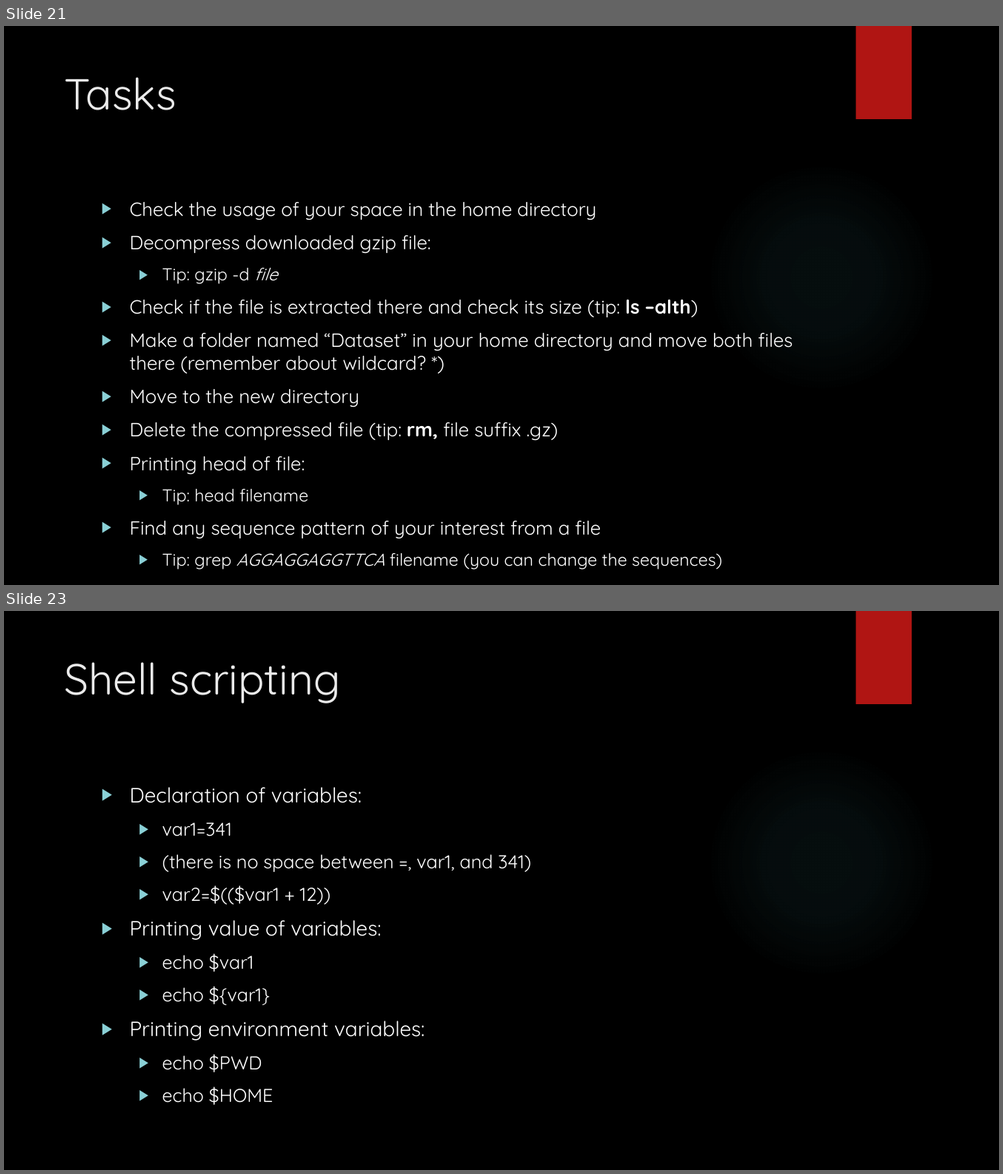
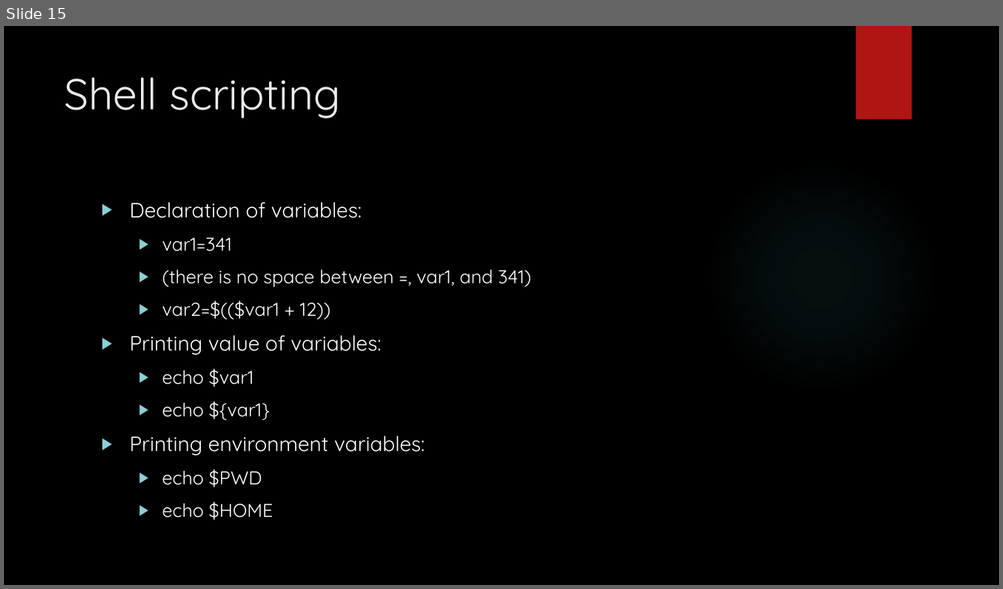
Before and after one commit to sysmedicine/KCLModule2_2021, a slide deck: Slides/IntroToLinux_Day2.pptx. Shown one above the other, each under a label of ours: slides 21 and 23 before the commit, slide 15 after it; the slides between them are not shown. The pictures are 1003x1174 and 1003x589 pixels, drawn with LibreOffice and Linux fonts; fonts in the diff are those of the drawing; background and template pictures are left out. Boxes give left, top, right and bottom in pixels: in the first picture for what was removed or moved away, otherwise in the second. Text is boxed around its words. In the diff, an @@ line names an element or a change of style, - is before the commit and + after.

```diff
--- a/Slides/IntroToLinux_Day2.pptx
+++ b/Slides/IntroToLinux_Day2.pptx
@@ slide 21 removed at bbox=[4, 26, 999, 585], background picture (left out); not listed: 2 template elements that a slide beside it also shows @@
@@ title removed at bbox=[64, 77, 176, 110] @@
-Tasks
@@ text removed at bbox=[130, 202, 793, 570] @@
-▶ Check the usage of your space in the home directory
-▶ Decompress downloaded gzip file:
-  ▶ Tip: gzip -d file
-▶ Check if the file is extracted there and check its size (tip: ls –alth)
-▶ Make a folder named “Dataset” in your home directory and move both files there (remember about wildcard? *)
-▶ Move to the new directory
-▶ Delete the compressed file (tip: rm, file suffix .gz)
-▶ Printing head of file:
-  ▶ Tip: head filename
-▶ Find any sequence pattern of your interest from a file
-  ▶ Tip: grep AGGAGGAGGTTCA filename (you can change the sequences)
@@ what was slide 23 is now slide 15 @@
```
Also in this commit, not shown: 4 slides changed, 11 slides added, 18 other slides removed, 1 other file.
